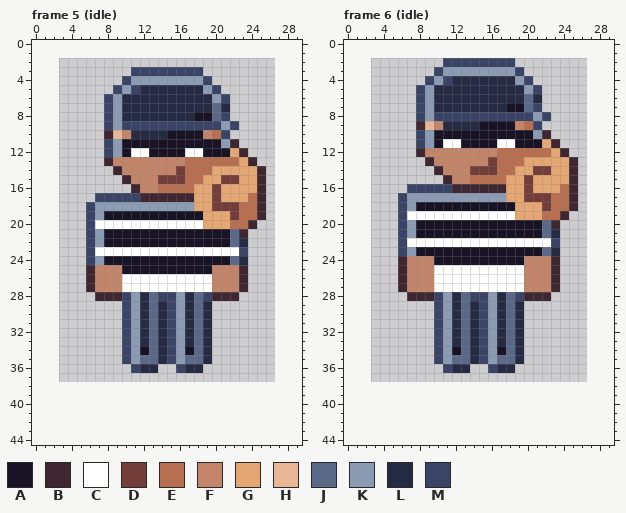
Pixel-art file: art/depths/thief@75.aseprite. Above: the version before the commit.
24x36 pixels, 6 frames. Shown: frame 5 (idle), frame 6 (idle). The old version is drawn lined up with the new one, on the new canvas. The commit also changed other frames, which this record leaves out.
Palette (. is transparent): A #181425  B #3e2731  C #ffffff  D #733e39  E #b86f50  F #c28569  G #e4a672  H #e8b796  J #5a6988  K #8b9bb4  L #262b44  M #3a4466
Pixels before, frame 5 (idle), first column x 6:
 3 .....MMMMMMMM.......
 4 ....MKKKKKKKKM......
 5 ...MKMLLLLLLLKM.....
 6 ..MKLLLLLLLLLLKM....
 7 ..MKLLLLLLLLLLJL....
 8 ..MKLLLLLLLLAAJM....
 9 ..MKMMMMMMMMMMMKM...
10 ..BHFLLLLAAAAFEM....
11 ..MKAAAAAAAAAAAKB...
12 ..MKACCAAAACCAAAGB..
13 ..BFFFFFFFFEEEEEEGB.
14 ...BFFFFFFDEEEGGGGGB
15 ....BFFFDDDEEGGDDGGB
16 .....BFFEEEEGGDGGGGB
17 .MMMMMBBBBBBGGDGGGEB
18 MKKKKKKKKKKKGGDDDEEB
19 MKAAAAAAAAAAAGGGDEEB
20 MCCCCCCCCCCCCGGGEEB.
21 MKAAAAAAAAAAAAAAJB..
22 MKAAAAAAAAAAAAAAJL..
23 MCCCCCCCCCCCCCCCCM..
24 MKAAAAAAAAAAAAAAJL..
25 BFFFAAAAAAAAAAFFFB..
26 BFFFCCCCCCCCCCFFFB..
27 BFFFCCCCCCCCCCFFFB..
28 .BBBMKLJMMKLJMBBB...
29 ....MKLJLMKLJL......
30 ....MKLJLMKLJL......
31 ....MKLJLMKLJL......
32 ....MKLJLMKLJL......
33 ....MKLJLMKLJL......
34 ....MKAJLMKAJL......
35 ....MKJJLMKJJL......
36 .....MLL..MLL.......
Pixels before, frame 6 (idle), first column x 6:
 2 .....MMMMMMMM.......
 3 ....MKKKKKKKKM......
 4 ...MKMLLLLLLLKM.....
 5 ..MKLLLLLLLLLLKM....
 6 ..MKLLLLLLLLLLJL....
 7 ..MKLLLLLLLLAAJM....
 8 ..MKMMMMMMMMMMMKM...
 9 ..BHFLLLLAAAAFEM....
10 ..MKAAAAAAAAAAAKB...
11 ..MKACCAAAACCAAAGB..
12 ..BFFFFFFFFEEEEEEGB.
13 ...BFFFFFFDEEEGGGGGB
14 ....BFFFDDDEEGGDDGGB
15 .....BFFEEEEGGDGGGGB
16 .MMMMMBBBBBBGGDGGGEB
17 MKKKKKKKKKKKGGDDDEEB
18 MKAAAAAAAAAAAGGGDEEB
19 MCCCCCCCCCCCCGGGEEB.
20 MKAAAAAAAAAAAAAAJB..
21 MKAAAAAAAAAAAAAAJL..
22 MCCCCCCCCCCCCCCCCM..
23 MKAAAAAAAAAAAAAAJL..
24 BFFFAAAAAAAAAAFFFB..
25 BFFFCCCCCCCCCCFFFB..
26 BFFFCCCCCCCCCCFFFB..
27 BFFFCCCCCCCCCCFFFB..
28 .BBBMKLJMMKLJMBBB...
29 ....MKLJLMKLJL......
30 ....MKLJLMKLJL......
31 ....MKLJLMKLJL......
32 ....MKLJLMKLJL......
33 ....MKLJLMKLJL......
34 ....MKAJLMKAJL......
35 ....MKJJLMKJJL......
36 .....MLL..MLL.......
Once edited:
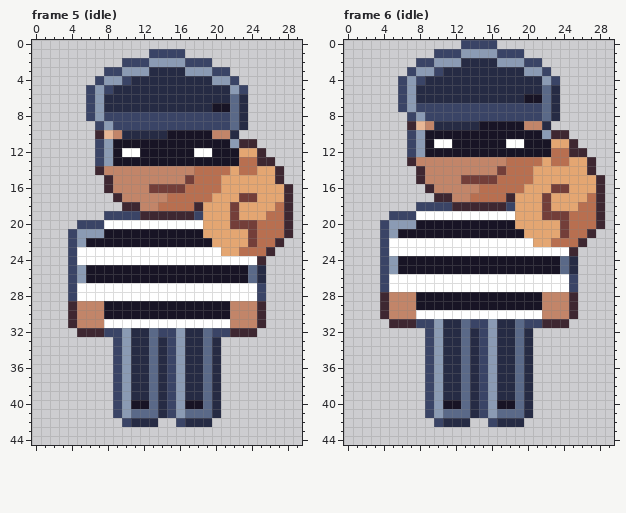
The edit:
canvas 24x36 -> 30x45, the old top-left corner now at 3,2
Changed rows in their new state; - is an unchanged pixel.
Frame 5 (idle):
first column x 4:
 1 ---------MMMM------------
 2 ------MMMKKKKMMM---------
 3 ----MMKKKLLLLKKKMM-------
 4 ---MKK-LLLLLLLLLKKM------
 5 --MKMLLL-------LLLKM-----
 6 --MKLL----------LLJL-----
 7 --MKLL----------AAJL-----
 8 --MK-MMMMMMMMMMMM-JL-----
 9 ---MKM-----------MJL-----
10 ---BHFL--------AFFL------
11 ---MKA-----------AKBB----
12 ---MKAC-A----A-C--AGGB---
13 ---MKAAAAAAAAAAAAAAEEBB--
14 ---BFF------FF--EE-EEGGB-
15 ----BFF---FFFD-EEGG--GGB-
16 ----BFFF-DDDD-EEE----GGGB
17 ---..BFFFFFEEEEEG--DDGGGB
18 --....BBFFEEEEB-GG-GGGGEB
19 --..MMMMBBBBBBM----GGGEEB
20 -M-M--------------DDDEEEB
21 MKK------------GGGGGDEEEB
22 MKAA------------GGGGDEEB-
23 MCC--------------GGEEEB--
24 MCCCCCCCCCCCCCCCCCCCCB---
25 MKAAAA----------AAAAJL---
26 MKAAAAAAAAAAAAAAAAAAJL---
27 MCCCCC----------CCCCCM---
28 MCCCCCCCCCCCCCCCCCCCCM---
29 BFFFAAAAAAAAAAAAAAFFFB---
30 BFFFAAAAAAAAAAAAAAFFFB---
31 BFFFCCCCCCCCCCCCCCFFFB---
32 -BBBMMKL--M---LJMMBBB----
33 -----MKL------LJL--------
34 -----MKLL----LLJL--------
35 -----MKLL----LLJL--------
36 -----MKL-JLMK--JL--------
37 -----MKLLJLMKLLJL--------
38 -----MKLLJLMKLLJL--------
39 -----MKLLJLMKLLJL--------
40 -----MKAAJLMKAAJL--------
41 -----MKJJJLMKJJJL--------
42 ------MLLL--MLLL---------
Frame 6 (idle):
first column x 4:
 0 ---------MMMM------------
 1 ------MMMKKKKMMM---------
 2 ----MMKKKLLLLKKKMM-------
 3 ---MKK-LLLLLLLLLKKM------
 4 --MKMLLL-------LLLKM-----
 5 --MKLL----------LLJL-----
 6 --MKLL----------AAJL-----
 7 --MK-MMMMMMMMMMMM-JL-----
 8 ---MKM-----------MJL-----
 9 ---BHFL--------AFFL------
10 ---MKA-----------AKBB----
11 ---MKAC-A----A-C--AGGB---
12 ---MKAAAAAAAAAAAAAAEEBB--
13 ---BFF------FF--EE-EEGGB-
14 ----BFF---FFFD-EEGG--GGB-
15 ----BFFF-DDDD-EEE----GGGB
16 ---..BFFFFFEEEEEG--DDGGGB
17 --....BBFFEEEEB-GG-GGGGEB
18 --..MMMMBBBBBBM----GGGEEB
19 -M-M--------------DDDEEEB
20 MKK------------GGGGGDEEEB
21 MKAA------------GGGGDEEB-
22 MCC--------------GGEEEB--
23 MCCCCCCCCCCCCCCCCCCCCB---
24 MKAAAA----------AAAAJL---
25 MKAAAAAAAAAAAAAAAAAAJL---
26 MCCCCC----------CCCCCM---
27 MCCCCC----------CCCCCM---
28 BFFFAAAAAAAAAAAAAAFFFB---
29 BFFFAAAAAAAAAAAAAAFFFB---
30 BFFFCCCCCCCCCCCCCCFFFB---
31 -BBBMMKL--M---LJMMBBB----
32 -----MKL------LJL--------
33 -----MKL------LJL--------
34 -----MKLL----LLJL--------
35 -----MKLL----LLJL--------
36 -----MKL-JLMK--JL--------
37 -----MKLLJLMKLLJL--------
38 -----MKLLJLMKLLJL--------
39 -----MKLLJLMKLLJL--------
40 -----MKAAJLMKAAJL--------
41 -----MKJJJLMKJJJL--------
42 ------MLLL--MLLL---------
Pixel boxes of the changes (left, top, right, bottom) in both pictures:
changed: (68, 49, 293, 427)
changed: (380, 40, 605, 427)
